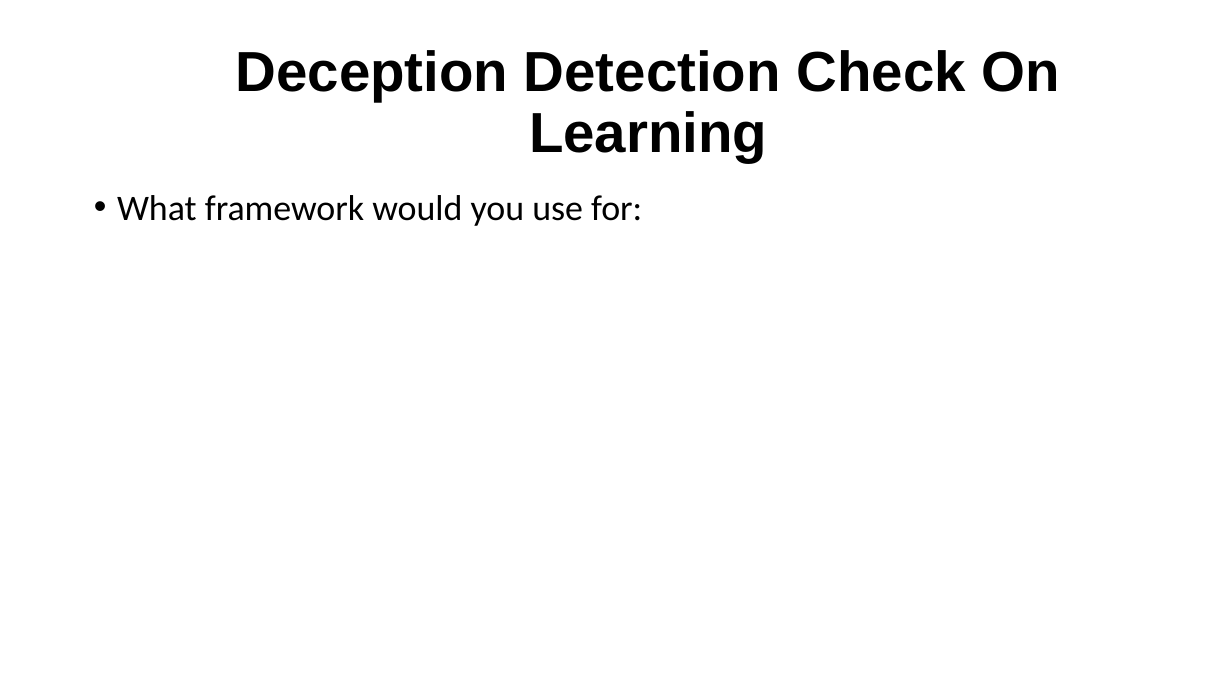
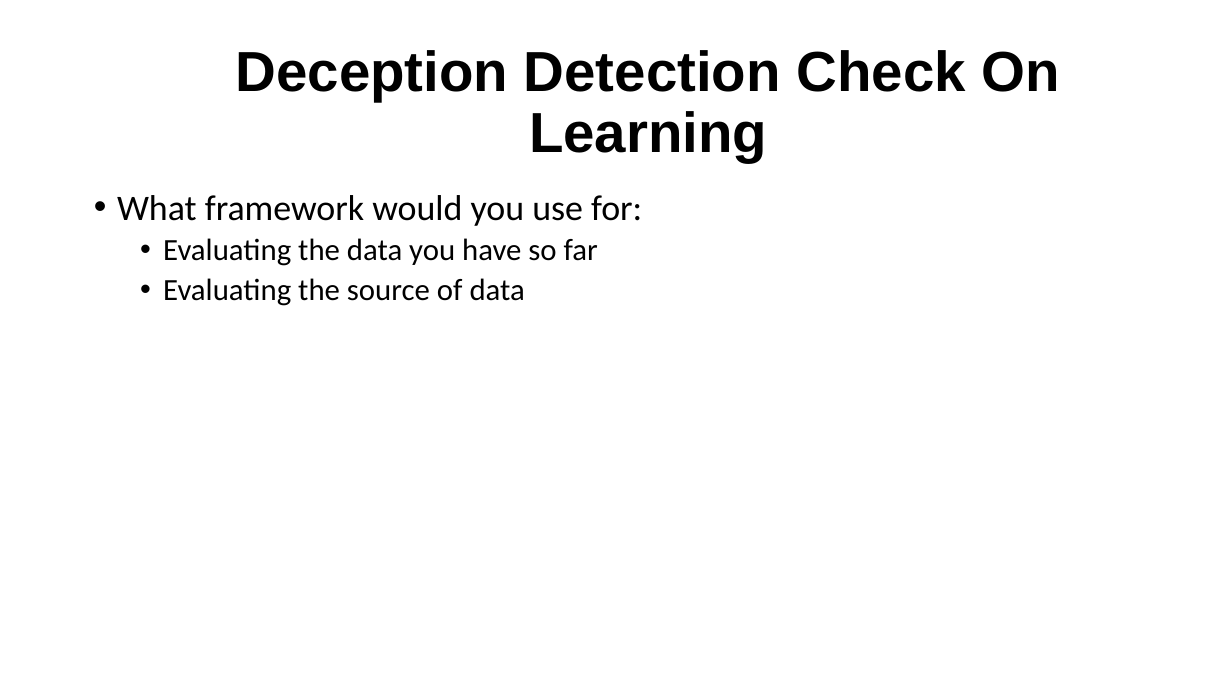
Before and after one commit to irregularchat/Counter_Malign_Information_Training, a slide deck: slide 13 of Counter_Malign_Information/4-Implement-For_Instructors/Lesson_Plans/Lesson_05-Identify_Malign_Information/Audio_Visual-Identify_Misinformation/Instructor-Lesson_Slide-Identify_Misinformation.pptx (slide 12 before the commit). Drawn at 1232x693 pixels with LibreOffice and Linux fonts; fonts in the diff are those of the drawing. Boxes give left, top, right and bottom in pixels: in the first picture for what was removed or moved away, otherwise in the second. Text is boxed around its words. In the diff, an @@ line names an element or a change of style, - is before the commit and + after.

```diff
--- a/Counter_Malign_Information/4-Implement-For_Instructors/Lesson_Plans/Lesson_05-Identify_Malign_Information/Audio_Visual-Identify_Misinformation/Instructor-Lesson_Slide-Identify_Misinformation.pptx
+++ b/Counter_Malign_Information/4-Implement-For_Instructors/Lesson_Plans/Lesson_05-Identify_Malign_Information/Audio_Visual-Identify_Misinformation/Instructor-Lesson_Slide-Identify_Misinformation.pptx
@@ text at <box>163,238,598,306</box>: paragraphs added @@
+  • Evaluating the data you have so far
+  • Evaluating the source of data
```
Also in this commit, not shown: 7 other slides changed, 6 slides added, 1 slide removed, 1 other file.
